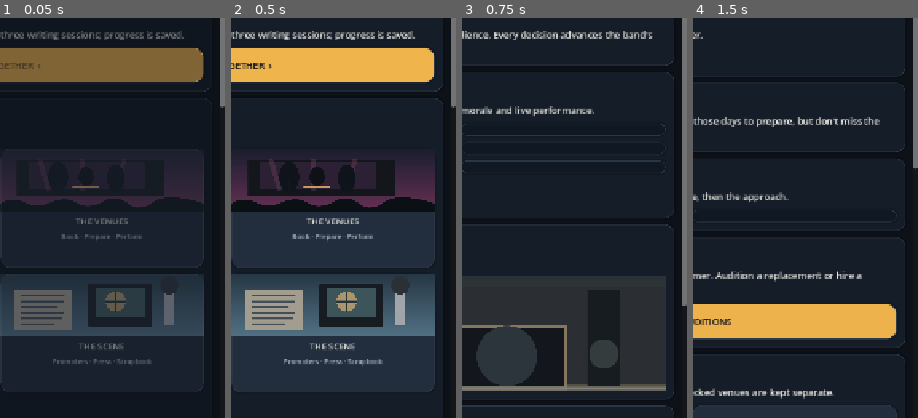
Above: before the commit, frames 1-4 (left to right).
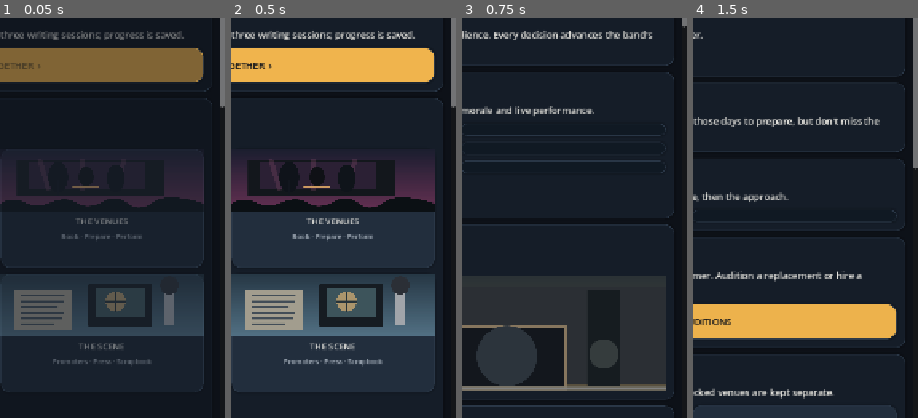
Above: after the commit, the same moments.

Repository: alimuir654-rgb/BandMaster
Game: Godot game, scene res://Scenes/CareerHub.tscn
The game is run twice, just before and just after one commit, with the same random seed, the same clock (stepped at 60 frames per second) and the same inputs. This scene is started directly instead of the project's main scene.
Inputs:
- Up to frame 1 (0.05 s): no input
- Up to frame 2 (0.5 s): no input
- Up to frame 3 (0.75 s): click "WRITE TOGETHER ›" at 0.5 s
- Up to frame 4 (1.5 s): click "JAM" at 1.25 s
The pictures show only the part of the screen within x 50-100%, y 38-88%; the shares and areas given below are measured in that part.

Frames 1-2 are identical in both runs. In frame 3, 1.6% of the frame differs, in the area x 97-100%, y 2-72%; in frame 4, nothing differs.
Error before the commit: Parse Error: Cannot infer the type of "detail" variable because the value doesn't have a set type. (res://Scripts/song_studio_presentation.gd:28)

Commit message:
Use explicit typed songwriting guidance string for Godot parser

Diff:
--- a/Scripts/song_studio_presentation.gd
+++ b/Scripts/song_studio_presentation.gd
@@ -25,7 +25,7 @@
  var active: bool = not draft.is_empty() and progress > 0
  var sessions := progress if active else 0
  var headline := str(draft.get("title","YOUR NEXT ORIGINAL")) if active else "A BLANK PAGE"
- var detail := STAGE_PROMPTS[sessions]
+ var detail: String = str(STAGE_PROMPTS[sessions])
  var history: Array = draft.get("sessions",[]) if draft.get("sessions",[]) is Array else []
  return {"headline":headline,"detail":detail,"completed":sessions,"total":3,"stage":STEPS[sessions],"active":active,"history":history.duplicate(true)}
 
